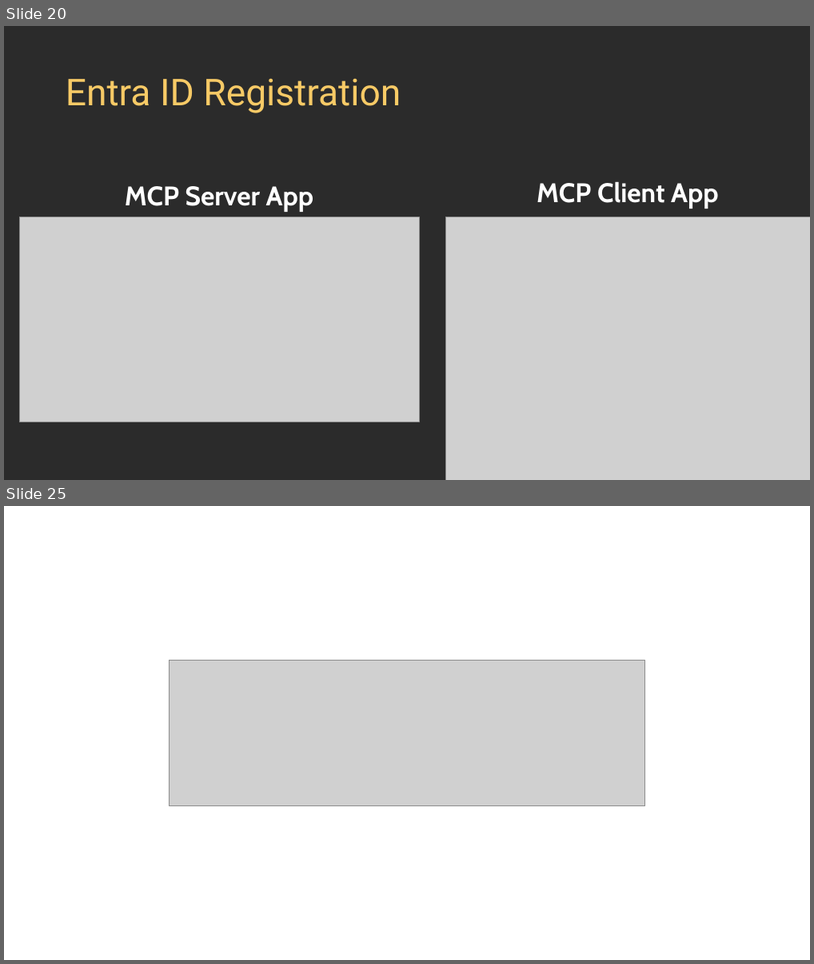
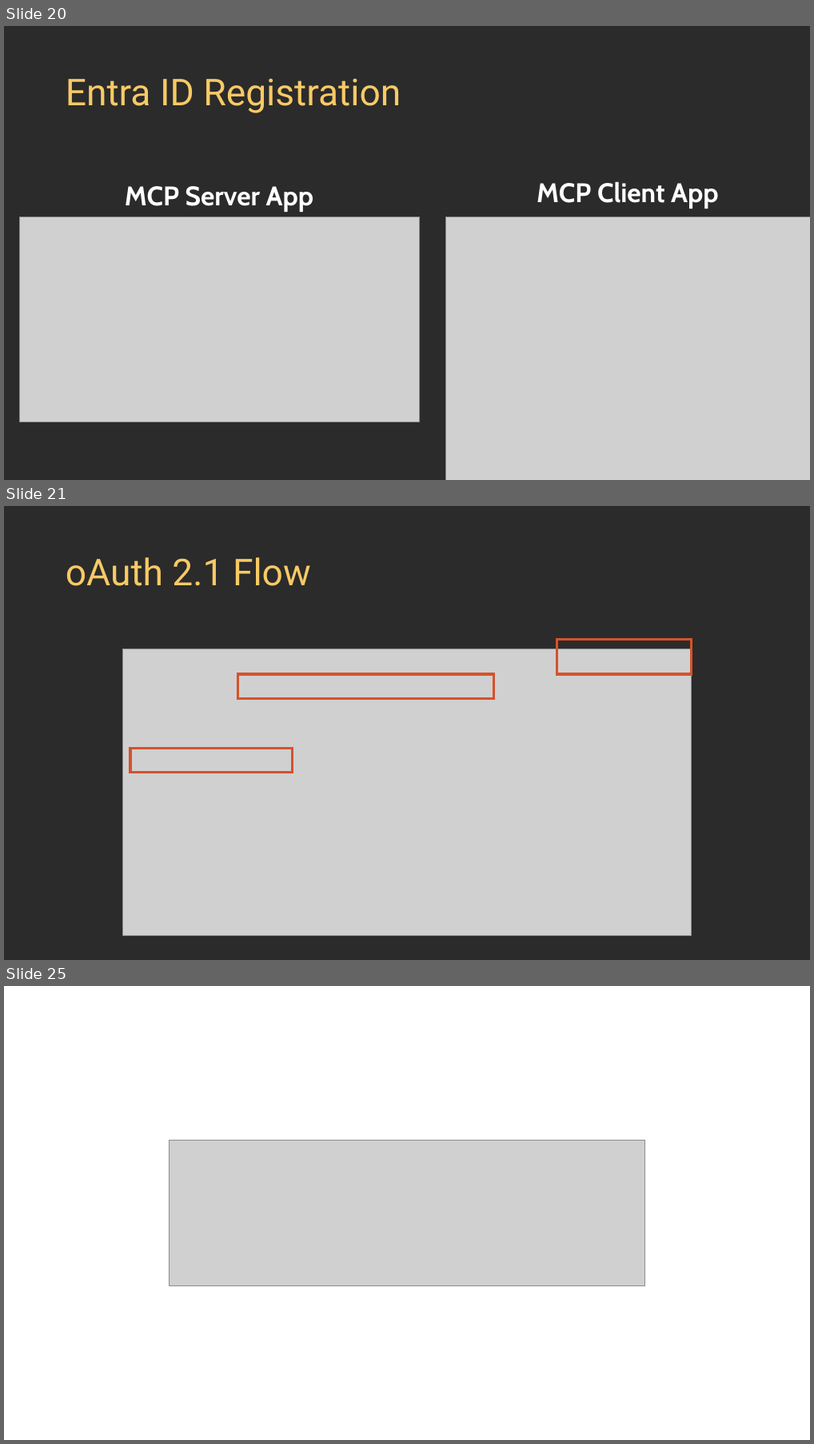
Before and after one commit to luismanez/agentcamp-madrid-2026, a slide deck: slides/AgentCamp 2026 - MCP Auth - luismanez.pptx. Shown one above the other, each under a label of ours: slides 20 and 25 before the commit, slides 20, 21 and 25 after it; the slides between them are not shown. The pictures are 814x964 and 814x1444 pixels, drawn with LibreOffice and Linux fonts; fonts in the diff are those of the drawing; grey boxes stand for pictures; background and template pictures are left out; a plain dark background stands for a picture behind light text. Boxes give left, top, right and bottom in pixels: in the first picture for what was removed or moved away, otherwise in the second. Text is boxed around its words. In the diff, an @@ line names an element or a change of style, - is before the commit and + after.

```diff
--- a/slides/AgentCamp 2026 - MCP Auth - luismanez.pptx
+++ b/slides/AgentCamp 2026 - MCP Auth - luismanez.pptx
@@ slide 21 added at (4,506,810,960), background picture (left out) @@
@@ title added at (66,557,311,586), 44 pt, text #F7CA66 @@
+oAuth 2.1 Flow
@@ picture added at (123,648,692,936) @@
@@ rectangle added at (558,640,691,674), outline #D5522B 3 pt @@
@@ rectangle added at (238,674,494,698), outline #D5522B 3 pt @@
@@ rectangle added at (130,748,292,772), outline #D5522B 3 pt @@
```
Also in this commit, not shown: 1 slide changed, 4 other slides added, 4 slides removed.
